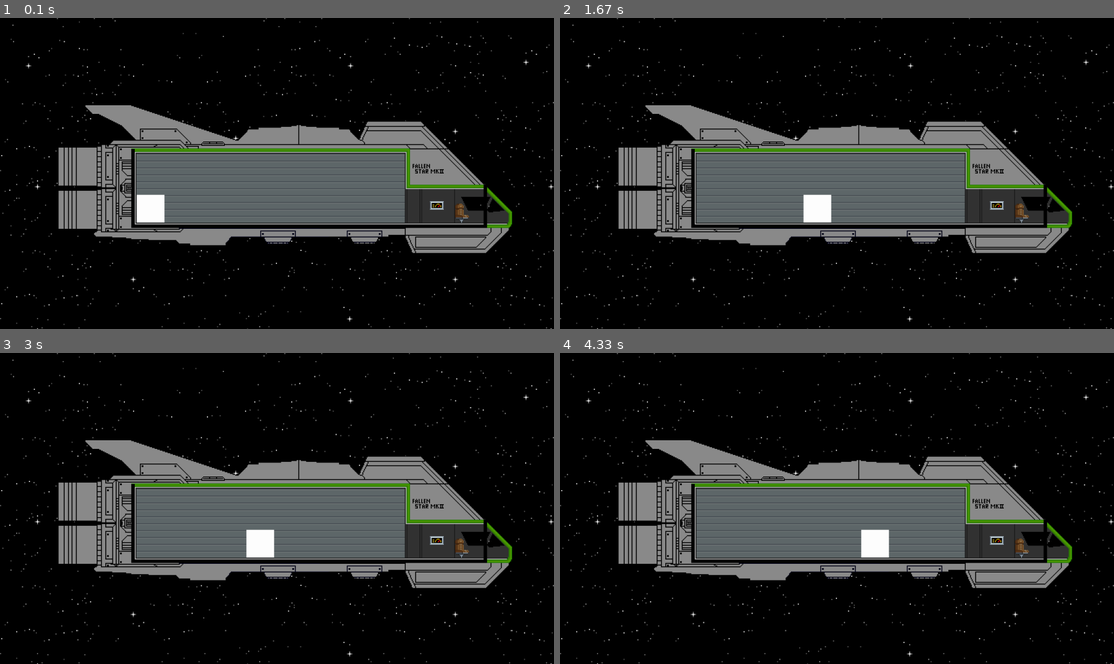
Above: before the commit, frames 1-4 (two rows, left to right).
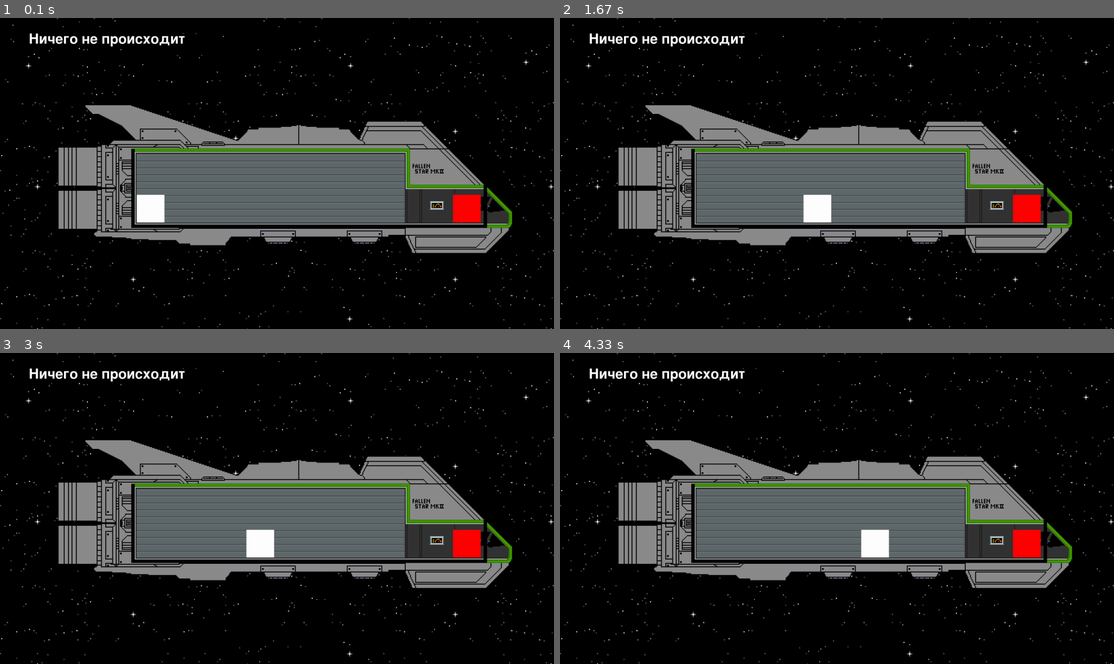
Above: after the commit, the same moments.

Repository: ArcaneTesla/PyGameByArcaneTesla
Game: pygame game, started from Game.py
Same seed, same stepped clock (60 frames per second), same inputs: the game is played once before the commit and once after it.
Inputs:
- Up to frame 1 (0.1 s): no input
- Up to frame 2 (1.67 s): hold Right 0.33-0.8 s; hold Right 0.83-1.3 s; hold Left from 1.33 s (still down)
- Up to frame 3 (3 s): release Left at 1.87 s; hold Left 1.9-2.3 s; hold Right 2.33-2.97 s
- Up to frame 4 (4.33 s): hold Left 3-3.47 s; hold Right 3.5-3.97 s; hold Right from 4 s (still down)

The runs differ from the first frame. In frame 1, 0.9% of the frame differs, in the area x 5-87%, y 4-66%; in frame 2, 0.9%; in frame 3, 0.9%; in frame 4, 0.9%.

Commit message:
начало создания меню ивентов

Diff:
--- a/Game.py
+++ b/Game.py
@@ -18,12 +18,16 @@
 sprite = pygame.transform.scale(sprit, (sprit.get_width() * 3, sprit.get_height() * 3))
 spaceship = pygame.image.load('sprite/ship.png')
 pygame.mixer.init()
-pygame.mixer.music.load("Test.mp3")
+pygame.mixer.music.load("Dreamstate Logic - Earthbound.mp3")
 pygame.mixer.music.play()
-
+pygame.font.SysFont('arial', 36)
+f1 = pygame.font.Font(None, 70)
+text1 = f1.render('Ничего не происходит', 1, (255, 255, 255))
+text2 = 1
+iteractionFlag = False
 
 # Начальные координаты объектов
-
+i = 1
 spriteX = 474
 spriteY = 614
 spaceship_x = 200
@@ -52,12 +56,13 @@
 barrier3Rect = pygame.Rect(1676, 579, barrier3.get_width(), barrier3.get_height())
 barriers.append((barrier3, barrier3Rect))
 
+interaction = pygame.Surface((96,96))
+interaction.fill((255,0,0))
+interactionRect = pygame.Rect(1570, 645, interaction.get_width(), interaction.get_height())
 
 def newPosition(key_pressed, spriteX, spriteY):
     # Функция пересчитывает координаты новой позиции игрока и проверяет столкновения с блоками
     global myStep
-    global isJump
-    global jumpCount
 
     if key_pressed[pygame.K_LEFT]:
             spriteX -= myStep
@@ -65,27 +70,28 @@
             spriteX += myStep
     return spriteX, spriteY
 
-def collisionDetected():
+'''def collisionDetected():
     global blocks
     global spriteRectNew
     colFlag = False
     # Проверка столкновений со всеми блоками в массиве блоков
     for block in blocks:
         if spriteRectNew.colliderect(block[1]):
-
             colFlag = True
-    return colFlag
+    return colFlag'''
 
 def draw_Window():
 
     window.blit(background, (0, 0))
     window.blit(spaceshipScale, (spaceship_x, spaceship_y))
-
+    window.blit(interaction, (1570, 614))
+    window.blit(text1, (100, 50))
     for barrier in barriers:
         window.blit(barrier[0], (barrier[1].x, barrier[1].y))
 
     window.blit(sprite, (spriteRect.x, spriteRect.y))
     pygame.display.update()
+
 
 # Цикл игры
 MainCycle = True
@@ -115,6 +121,14 @@
             (spriteX, spriteY) = oldPos
             print('Колизия')#Колизия
 
+    if spriteRectNew.colliderect(interactionRect) and key_pressed[pygame.K_e]:
+        text1 = f1.render('Красный квадрат нажат', 1, (255, 255, 255))
+        iteractionFlag = True
+    elif spriteRectNew.colliderect(interactionRect):
+        text1 = f1.render('Нажмите E', 1, (255, 255, 255))
+    else:
+        text1 = f1.render('Ничего не происходит', 1, (255, 255, 255))
+
     draw_Window()# Рисуем всё на экране
 
 pygame.quit()
